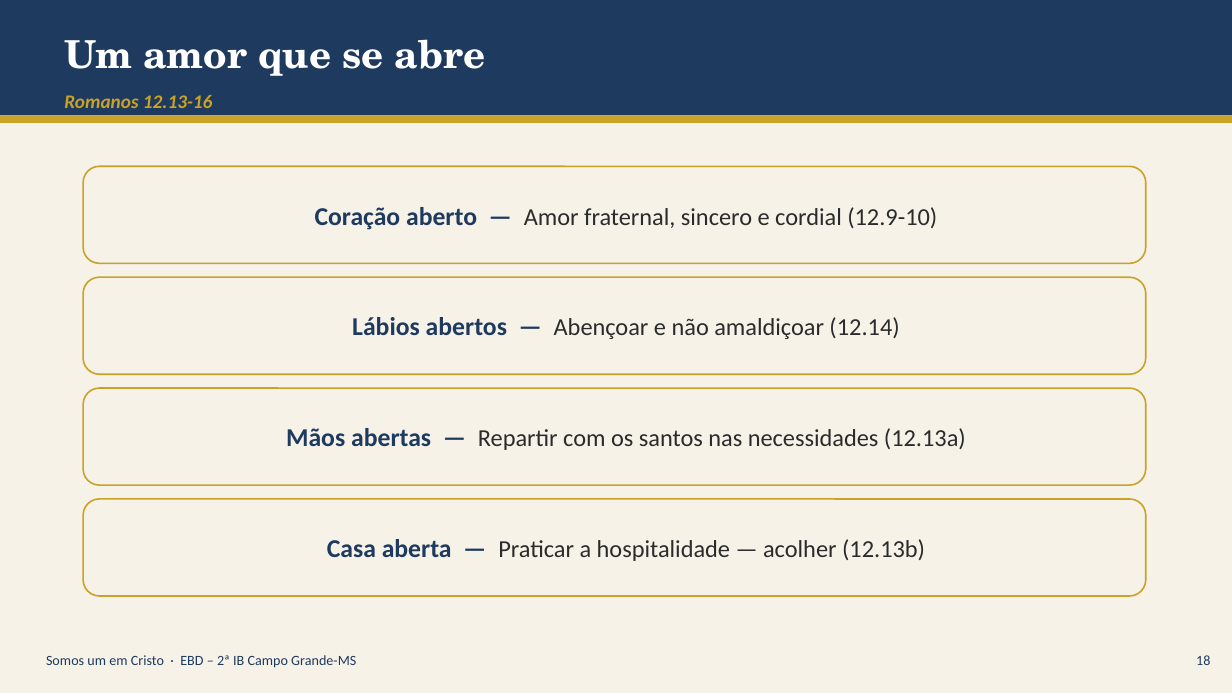
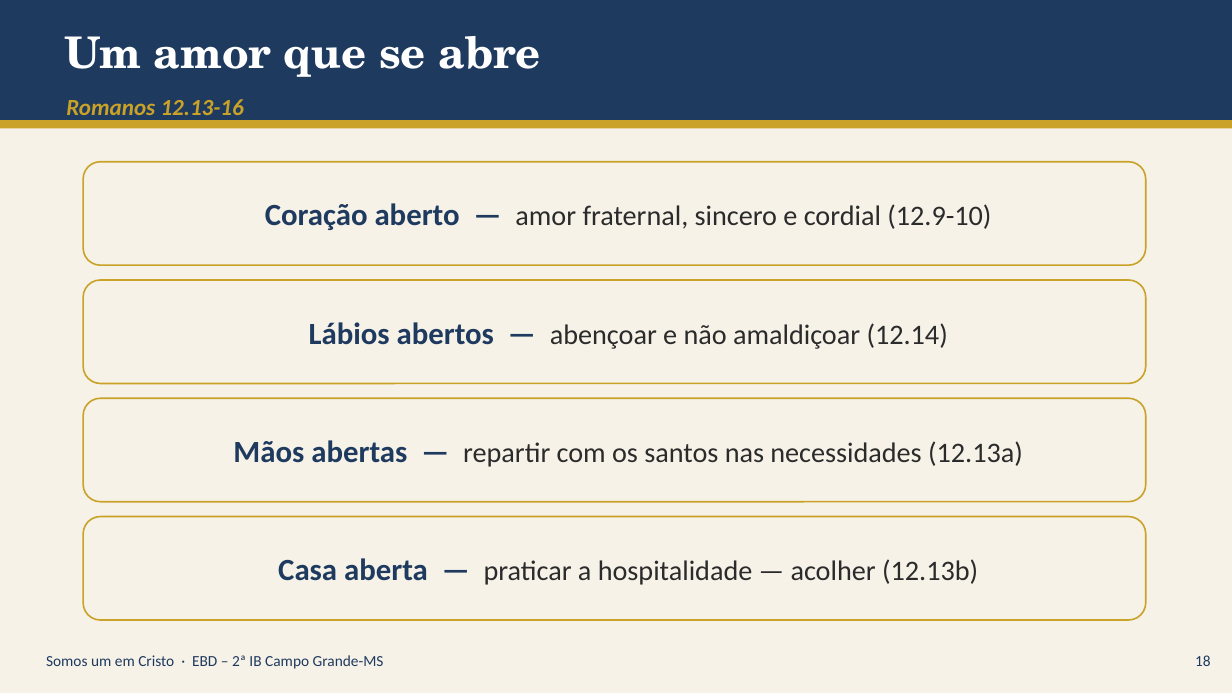
Before and after one commit to aluizio-netizen/campaign-3, a slide deck: slide 18 of aula-somos-um-em-cristo/Somos_um_em_Cristo_apresentacao.pptx. Drawn at 1232x693 pixels with LibreOffice and Linux fonts; fonts in the diff are those of the drawing. Boxes give left, top, right and bottom in pixels: in the first picture for what was removed or moved away, otherwise in the second. Text is boxed around its words. In the diff, an @@ line names an element or a change of style, - is before the commit and + after.

```diff
--- a/aula-somos-um-em-cristo/Somos_um_em_Cristo_apresentacao.pptx
+++ b/aula-somos-um-em-cristo/Somos_um_em_Cristo_apresentacao.pptx
@@ rectangle resized from (x1=0, y1=0, x2=1232, y2=116) to (x1=0, y1=0, x2=1232, y2=120) @@
@@ text "Um amor que se abre" at (x1=64, y1=36, x2=541, y2=77): size 30 to 34 pt @@
@@ text "Romanos 12.13-16" at (x1=66, y1=99, x2=244, y2=121): size 15 to 18 pt @@
@@ rectangle moved from (x1=0, y1=116, x2=1232, y2=123) to (x1=0, y1=120, x2=1232, y2=128) @@
@@ rounded rectangle "Coração aberto — amor fraternal, ..." resized from (x1=83, y1=166, x2=1146, y2=263) to (x1=83, y1=162, x2=1146, y2=265) @@
@@ text in rounded rectangle at (x1=265, y1=203, x2=991, y2=230): text changed; size 19 to 22 pt @@
-Coração aberto — Amor fraternal, sincero e cordial (12.9-10)
+Coração aberto — amor fraternal, sincero e cordial (12.9-10)
@@ rounded rectangle "Lábios abertos — abençoar e ..." resized from (x1=83, y1=277, x2=1146, y2=374) to (x1=83, y1=280, x2=1146, y2=384) @@
@@ text in rounded rectangle at (x1=309, y1=322, x2=948, y2=349): text changed; size 19 to 22 pt @@
-Lábios abertos — Abençoar e não amaldiçoar (12.14)
+Lábios abertos — abençoar e não amaldiçoar (12.14)
@@ rounded rectangle "Mãos abertas — repartir com ..." resized from (x1=83, y1=388, x2=1146, y2=485) to (x1=83, y1=398, x2=1146, y2=502) @@
@@ text in rounded rectangle at (x1=233, y1=440, x2=1023, y2=467): text changed; size 19 to 22 pt @@
-Mãos abertas — Repartir com os santos nas necessidades (12.13a)
+Mãos abertas — repartir com os santos nas necessidades (12.13a)
@@ rounded rectangle "Casa aberta — praticar a ..." resized from (x1=83, y1=499, x2=1146, y2=596) to (x1=83, y1=517, x2=1146, y2=620) @@
@@ text in rounded rectangle at (x1=278, y1=558, x2=978, y2=585): text changed; size 19 to 22 pt @@
-Casa aberta — Praticar a hospitalidade — acolher (12.13b)
+Casa aberta — praticar a hospitalidade — acolher (12.13b)
@@ text "Somos um em Cristo · ..." at (x1=46, y1=655, x2=384, y2=669): size 11 to 12 pt @@
@@ text "18" at (x1=1195, y1=655, x2=1211, y2=666): size 11 to 12 pt @@
```
Also in this commit, not shown: 21 other slides changed, 1 other file.
